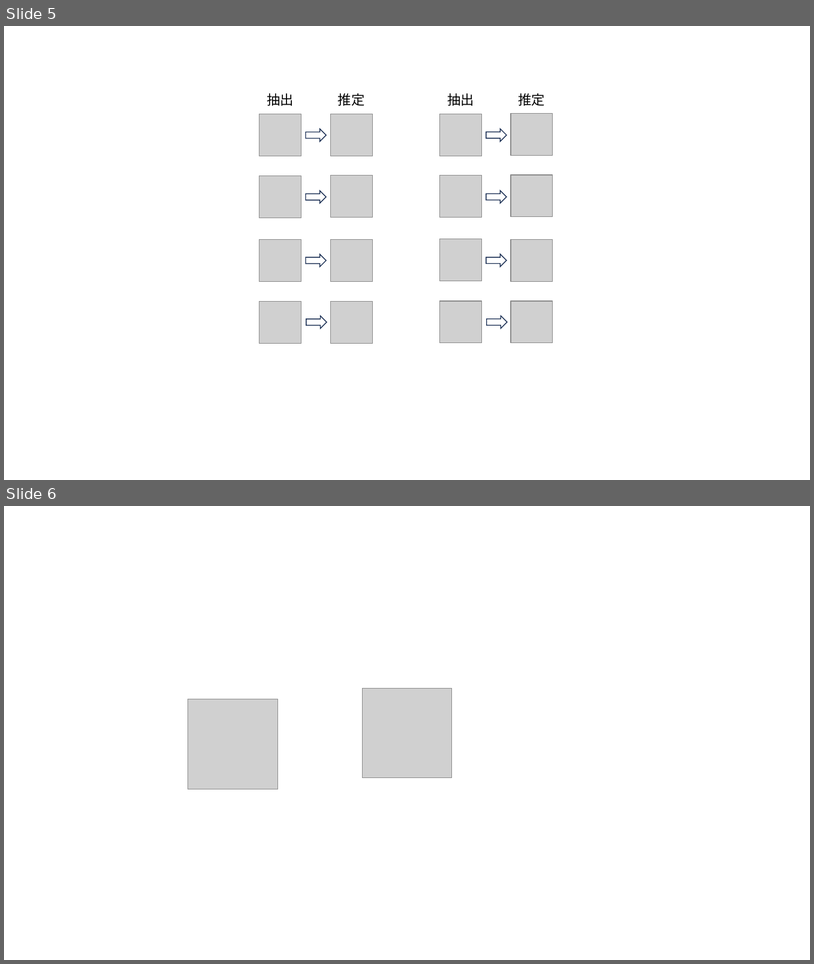
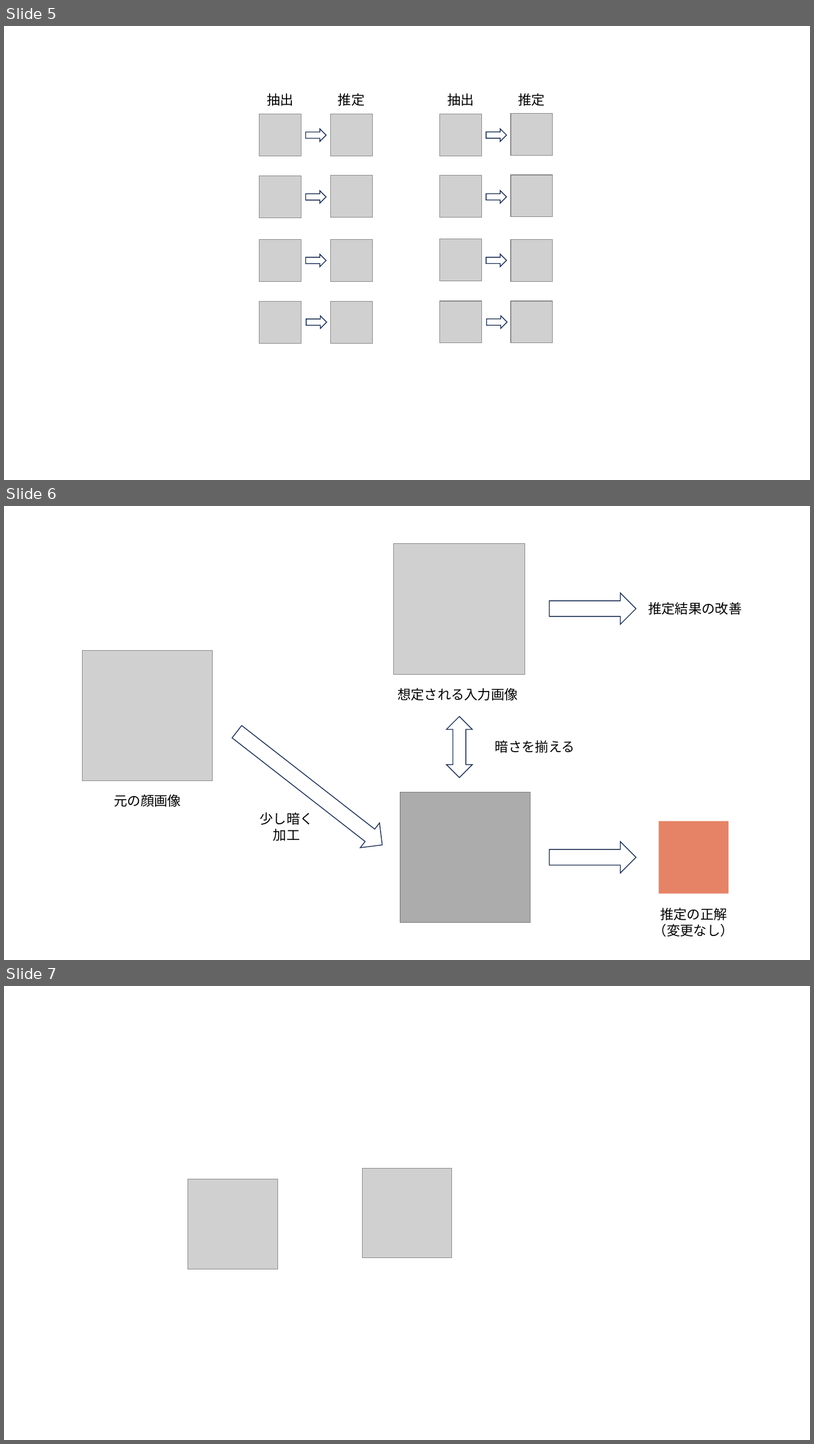
Before and after one commit to yuu5322/sci23, a slide deck: 修論の図.pptx. Shown one above the other, each under a label of ours: slides 5 and 6 before the commit, slides 5, 6 and 7 after it. The pictures are 814x964 and 814x1444 pixels, drawn with LibreOffice and Linux fonts; fonts in the diff are those of the drawing; grey boxes stand for pictures. Boxes give left, top, right and bottom in pixels: in the first picture for what was removed or moved away, otherwise in the second. Text is boxed around its words. In the diff, an @@ line names an element or a change of style, - is before the commit and + after.

```diff
--- a/修論の図.pptx
+++ b/修論の図.pptx
@@ slide 6 added at [4, 506, 810, 960], background #FFFFFF @@
@@ picture added at [394, 544, 525, 674] @@
@@ right arrow added at [549, 593, 636, 625], outline #1E3256 1 pt @@
@@ text added at [648, 602, 742, 615], 16 pt, text #000000 @@
+推定結果の改善
@@ picture added at [83, 651, 213, 781] @@
@@ text added at [398, 688, 518, 700], 16 pt, text #000000 @@
+想定される入力画像
@@ right arrow added at [227, 720, 392, 858], outline #1E3256 1 pt @@
@@ up down arrow added at [447, 717, 473, 778], outline #1E3256 1 pt @@
@@ text added at [495, 740, 575, 753], 16 pt, text #000000 @@
+暗さを揃える
@@ picture added at [400, 792, 531, 923] @@
@@ rectangle added at [400, 792, 531, 922], fill #000000 at 17% opacity @@
@@ text added at [114, 794, 182, 807], 16 pt, text #000000 @@
+元の顔画像
@@ text added at [260, 812, 314, 841], 16 pt, text #000000 @@
+少し暗く
+加工
@@ rectangle added at [659, 820, 729, 893], fill #E68366 @@
@@ right arrow added at [549, 842, 636, 873], outline #1E3256 1 pt @@
@@ text added at [654, 907, 734, 936], 16 pt, text #000000 @@
+推定の正解
+（変更なし）
@@ what was slide 6 is now slide 7 @@
```
Also in this commit, not shown: 1 other file.
